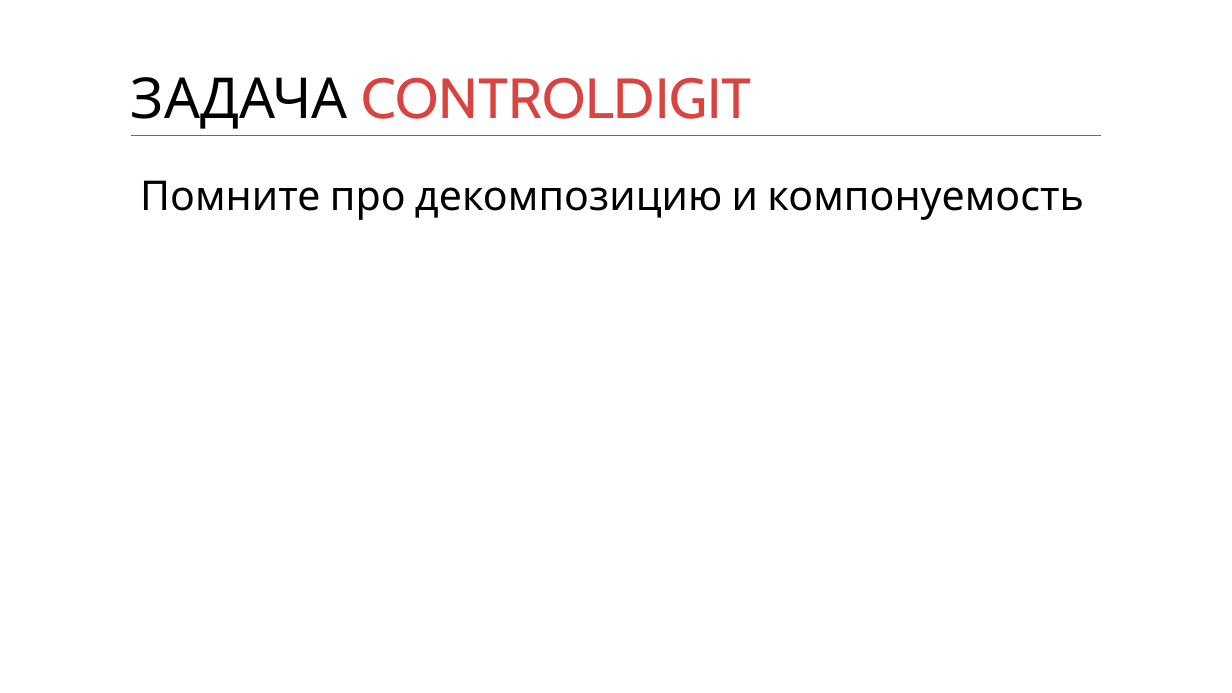
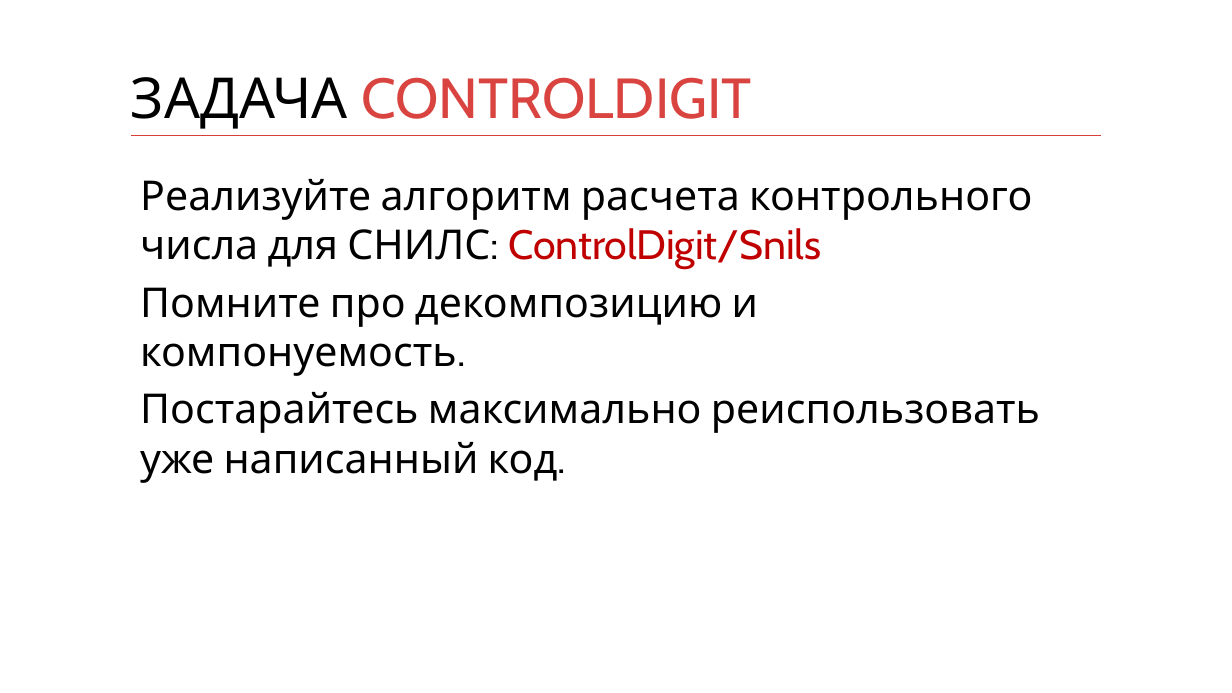
Before and after one commit to kontur-courses/clean-code, a slide deck: slide 39 of clean-code.pptx (slide 34 before the commit). Drawn at 1232x693 pixels with LibreOffice and Linux fonts; fonts in the diff are those of the drawing. Boxes give left, top, right and bottom in pixels: in the first picture for what was removed or moved away, otherwise in the second. Text is boxed around its words. In the diff, an @@ line names an element or a change of style, - is before the commit and + after.

```diff
--- a/clean-code.pptx
+++ b/clean-code.pptx
@@ text at (x1=140, y1=179, x2=1040, y2=483): text changed @@
-Помните про декомпозицию и компонуемость
+Реализуйте алгоритм расчета контрольного числа для СНИЛС: ControlDigit/Snils
+Помните про декомпозицию и компонуемость.
+Постарайтесь максимально реиспользовать уже написанный код.
```
Also in this commit, not shown: 5 other slides changed, 6 slides added.
